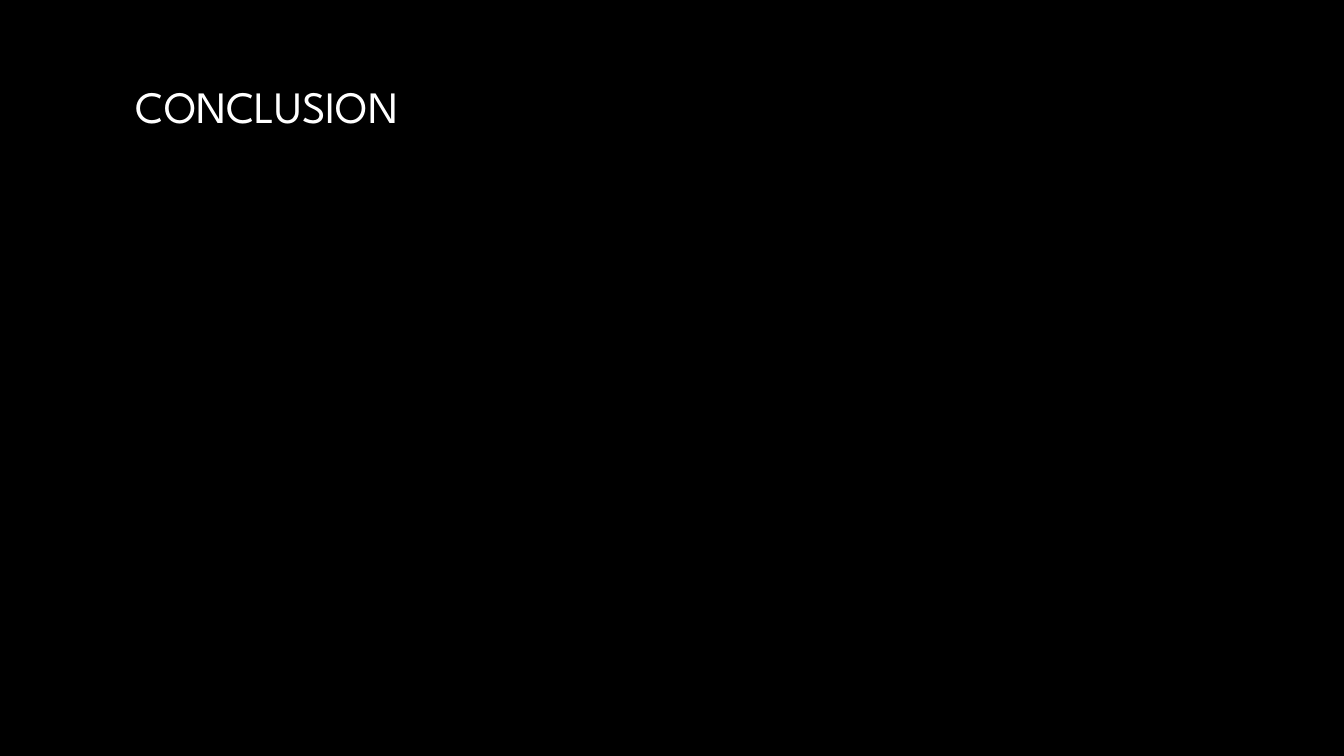
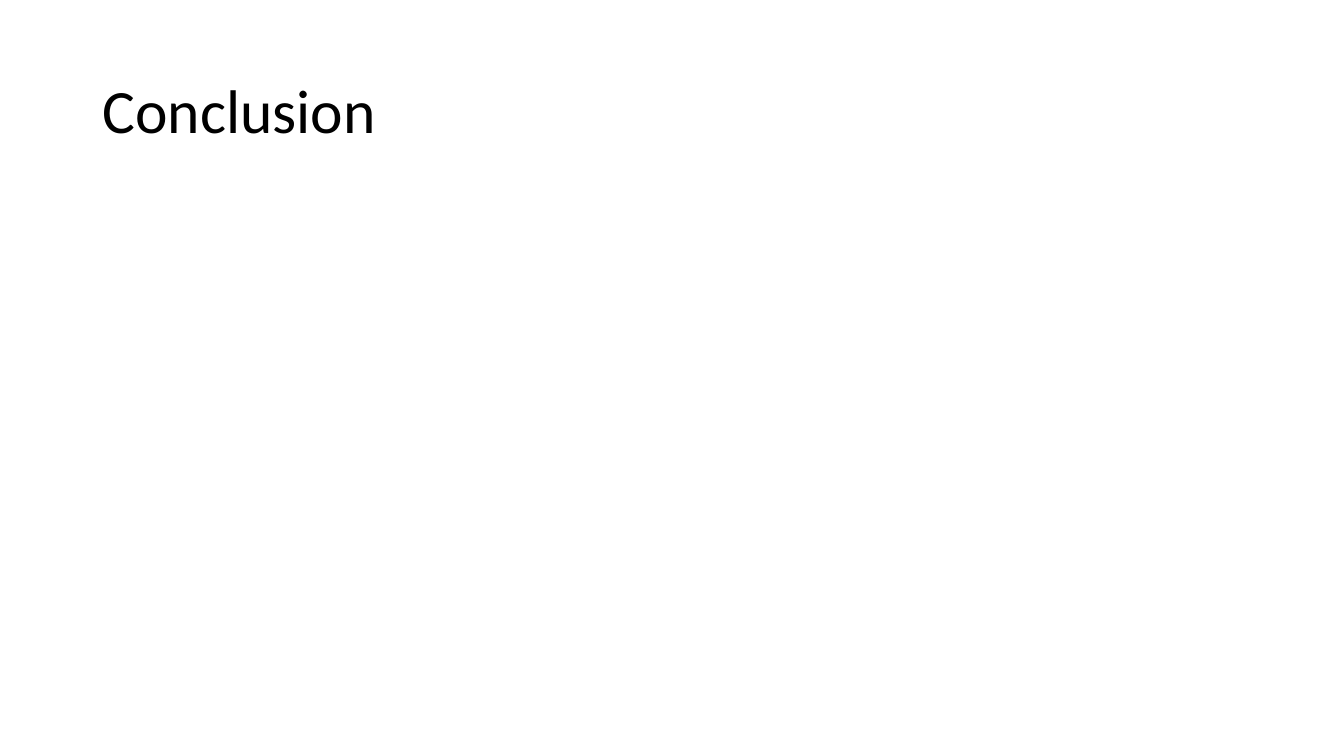
Before and after one commit to manullamas/CrimeDV, a slide deck: slide 10 of Presentation/Team5_Final.pptx. Drawn at 1344x756 pixels with LibreOffice and Linux fonts; fonts in the diff are those of the drawing; background and template pictures are left out. Boxes give left, top, right and bottom in pixels: in the first picture for what was removed or moved away, otherwise in the second. Text is boxed around its words. In the diff, an @@ line names an element or a change of style, - is before the commit and + after.

```diff
--- a/Presentation/Team5_Final.pptx
+++ b/Presentation/Team5_Final.pptx
@@ background picture (left out) to #FFFFFF @@
@@ title at [102, 90, 375, 134]: text changed; size 32 to 44 pt; font League Spartan to Calibri; text colour gradient #FFFFFF to #A6A6A6 to #000000 @@
-CONCLUSION
+Conclusion
```
Also in this commit, not shown: 9 other slides changed, 1 other file.
